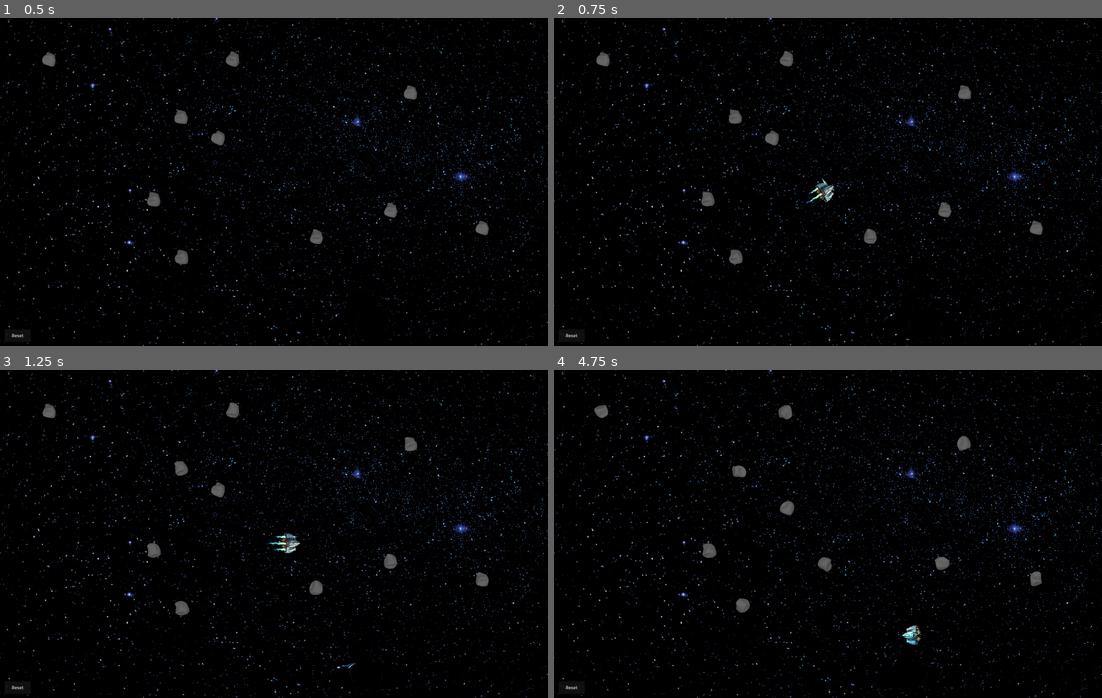
Above: before the commit, frames 1-4 (two rows, left to right).
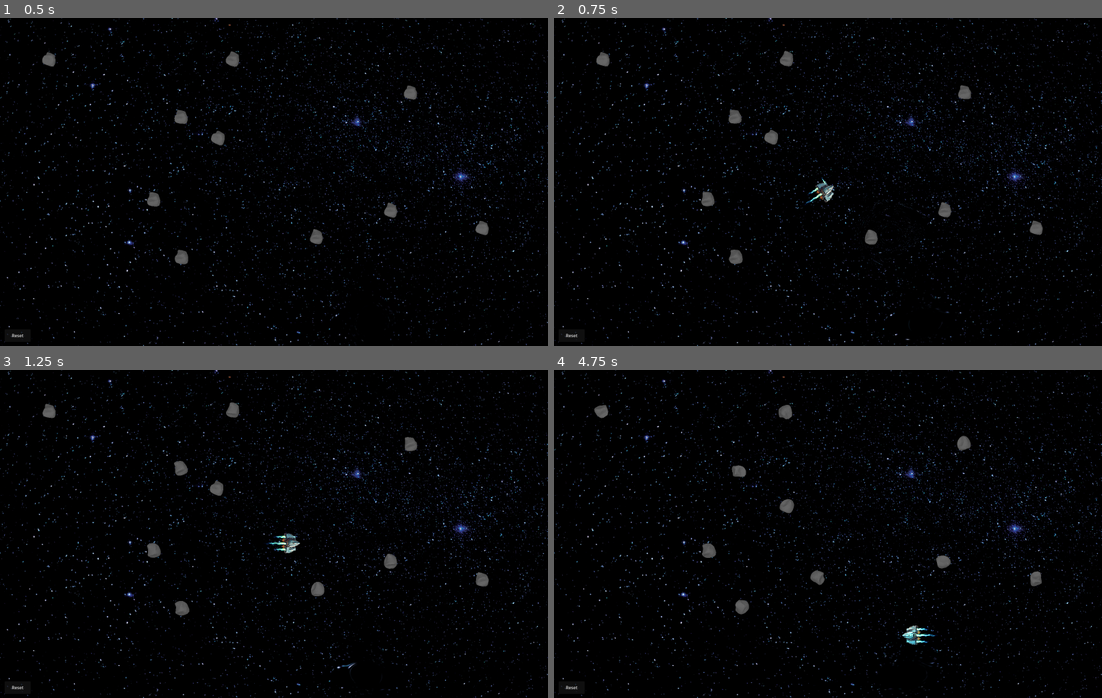
Above: after the commit, the same moments.

Repository: minorinterval/gamejams
Game: Godot game, scene res://Main Scenes/gameplay.tscn
Two runs of this game, one before a commit and one after it. Both use one fixed random seed, a clock stepped at 60 frames per second and the inputs below. The engine's default icon, where the game draws it, is replaced by a stand-in: a white triangle on a blue panel in a dark square.
Inputs (mouse positions are in pixels of both pictures, inside the frame that each line leads up to):
- Up to frame 1 (0.5 s): no input
- Up to frame 2 (0.75 s): move the mouse to (948, 165) at 0.52 s; hold D (move_right) from 0.53 s (still down); right-click (948, 165) at 0.6 s
- Up to frame 3 (1.25 s): keep holding D (move_right); click (394, 517) at 0.8 s
- Up to frame 4 (4.75 s): release D (move_right) at 1.25 s; click "Reset" at 1.25 s; move the mouse to (718, 550) at 2.02 s; hold S (move_down) 2.03-2.78 s; click (718, 550) at 2.1 s; tap Space (shockwave, bound only before the commit) at 2.3, 2.85 s; move the mouse to (882, 461) at 2.77 s; hold D (move_right) 2.78-3.53 s; tap , (attractor, bound only after the commit) at 3.05, 3.6 s; move the mouse to (800, 599) at 3.52 s; hold W (move_up) 3.53-4.28 s; right-click (800, 599) at 3.8 s; move the mouse to (992, 583) at 4.27 s; hold A (move_left) from 4.28 s (still down); right-click (992, 583) at 4.35 s; click (992, 583) at 4.55 s

Frame 1 is identical in both runs. In frame 2, 0.2% of the frame differs, in the area x 31-68%, y 28-77%; in frame 3, less than 0.1%; in frame 4, 0.4%, in the area x 27-73%, y 10-84%.

Commit message:
Shockwave as repulsor / attractor (</> or LMB RMB)

Diff:
--- a/OrbitalHarvest/project.godot
+++ b/OrbitalHarvest/project.godot
@@ -44,11 +44,6 @@
 "events": [Object(InputEventKey,"resource_local_to_scene":false,"resource_name":"","device":-1,"window_id":0,"alt_press …(192 unchanged characters)…
 ]
 }
-repulsor={
-"deadzone": 0.5,
-"events": [Object(InputEventMouseButton,"resource_local_to_scene":false,"resource_name":"","device":-1,"window_id":0,"alt_pressed":false,"shift_pressed":false,"ctrl_pressed":false,"meta_pressed":false,"button_mask":0,"position":Vector2(0, 0),"global_position":Vector2(0, 0),"factor":1.0,"button_index":1,"canceled":false,"pressed":false,"double_click":false,"script":null)
-]
-}
 rot_cw={
 "deadzone": 0.5,
 "events": [Object(InputEventKey,"resource_local_to_scene":false,"resource_name":"","device":-1,"window_id":0,"alt_press …(192 unchanged characters)…
@@ -59,9 +54,16 @@
 "events": [Object(InputEventKey,"resource_local_to_scene":false,"resource_name":"","device":-1,"window_id":0,"alt_press …(192 unchanged characters)…
 ]
 }
-shockwave={
+attractor={
 "deadzone": 0.5,
-"events": [Object(InputEventKey,"resource_local_to_scene":fa …(140 unchanged characters)… d":false,"keycode":0,"physical_keycode":32,"key_label":0,"unicode":32,"location":0,"echo":false,"script":null)
+"events": [Object(InputEventKey,"resource_local_to_scene":fa …(140 unchanged characters)… d":false,"keycode":0,"physical_keycode":44,"key_label":0,"unicode":44,"location":0,"echo":false,"script":null)
+, Object(InputEventMouseButton,"resource_local_to_scene":false,"resource_name":"","device":-1,"window_id":0,"alt_pressed":false,"shift_pressed":false,"ctrl_pressed":false,"meta_pressed":false,"button_mask":0,"position":Vector2(0, 0),"global_position":Vector2(0, 0),"factor":1.0,"button_index":1,"canceled":false,"pressed":false,"double_click":false,"script":null)
+]
+}
+repulsor={
+"deadzone": 0.5,
+"events": [Object(InputEventMouseButton,"resource_local_to_scene":false,"resource_name":"","device":-1,"window_id":0,"alt_pressed":false,"shift_pressed":false,"ctrl_pressed":false,"meta_pressed":false,"button_mask":0,"position":Vector2(0, 0),"global_position":Vector2(0, 0),"factor":1.0,"button_index":2,"canceled":false,"pressed":false,"double_click":false,"script":null)
+, Object(InputEventKey,"resource_local_to_scene":false,"resource_name":"","device":-1,"window_id":0,"alt_pressed":false,"shift_pressed":false,"ctrl_pressed":false,"meta_pressed":false,"pressed":false,"keycode":0,"physical_keycode":46,"key_label":0,"unicode":46,"location":0,"echo":false,"script":null)
 ]
 }
 
--- a/OrbitalHarvest/scripts/asteroid.gd
+++ b/OrbitalHarvest/scripts/asteroid.gd
@@ -15,8 +15,8 @@
 func _physics_process(delta):
 	move_and_collide(vel * delta)
 
-func shockwaved(direction,force,num):
-	apply_central_impulse(-direction*force)
+func shockwave2(type,direction,force,num):
+	apply_central_impulse(type*direction*force)
 
 	if num < chain_reaction_length:
 		num += 1
@@ -25,4 +25,4 @@
 			if (distance > 1 && distance < chain_reaction_radius):
 				var direction2 = global_position.direction_to(asteroid.global_position)
 				var force2 = chain_force_factor * force * (1.0 - (distance / chain_reaction_radius))
-				asteroid.shockwaved(direction2,force2,num)
+				asteroid.shockwave2(type,direction2,force2,num)
--- a/OrbitalHarvest/scripts/ship.gd
+++ b/OrbitalHarvest/scripts/ship.gd
@@ -60,22 +60,10 @@
 		acceleration = Vector2(-1,1)
 	elif (Input.is_action_pressed("move_down") && Input.is_action_pressed("move_right")):
 		acceleration = Vector2(1,1)
-	if Input.is_action_just_pressed("shockwave"):
-		# set shockwave center to ship position
-		Shockwave.material.set_shader_parameter("global_position",get_global_transform().origin)
-		# trigger shockwave animation
-		Shockwave.material.set_shader_parameter("size",0.0)
-		var tween = Shockwave.create_tween();
-		tween.tween_property(Shockwave.get_material(),"shader_parameter/size",0.3,0.35)
-		tween.connect("finished", func _reset():Shockwave.material.set_shader_parameter("size",0.0))
-
-		#find asteroids within radius
-		for asteroid in get_tree().get_nodes_in_group("Asteroids"):
-			var distance = asteroid.global_position.distance_to(global_position)
-			if distance < shockwave_radius:
-				var direction = global_position.direction_to(asteroid.global_position)
-				var force = shockwave_strengh * (1.0 - (distance / shockwave_radius))
-				asteroid.shockwaved(direction,force,1)
+	if Input.is_action_just_pressed("attractor"):
+		shockwave(-1)
+	if Input.is_action_just_pressed("repulsor"):
+		shockwave(1)
 
 	# Acceleration is only used for rotating the ship in that direction,
 	# not for actually moving in that direction. I see no need to simulate
@@ -83,7 +71,7 @@
 	accel_angle = acceleration.angle()
 
 	if here_we_go():
-		#rotate only while accelerating in any direction
+		#rotate and fire jets only during user input
 		jetfire_center.modulate.a = 255;
 		jet_light.enabled = true
 		rotate_to_target(acceleration,delta)
@@ -163,3 +151,28 @@
 	await get_tree().create_timer(0.14).timeout
 	player.visible = true
 	is_active = true
+
+func shockwave(type):
+	var init_size = 0.3
+	var final_size = 0.0
+	var duration = 0.35
+	if type == 1:
+		init_size = 0.0
+		final_size = 0.3
+
+	# set shockwave center to ship position
+	Shockwave.material.set_shader_parameter("global_position",get_global_transform().origin)
+	# trigger shockwave animation
+	Shockwave.material.set_shader_parameter("size",init_size)
+	Shockwave.visible = true
+	var tween = Shockwave.create_tween();
+	tween.tween_property(Shockwave.get_material(),"shader_parameter/size",final_size,duration)
+	tween.connect("finished", func _reset():Shockwave.visible = false)
+
+	#find asteroids within radius
+	for asteroid in get_tree().get_nodes_in_group("Asteroids"):
+		var distance = asteroid.global_position.distance_to(global_position)
+		if distance < shockwave_radius:
+			var direction = global_position.direction_to(asteroid.global_position)
+			var force = shockwave_strengh * (1.0 - (distance / shockwave_radius))
+			asteroid.shockwave2(type,direction,force,1)
